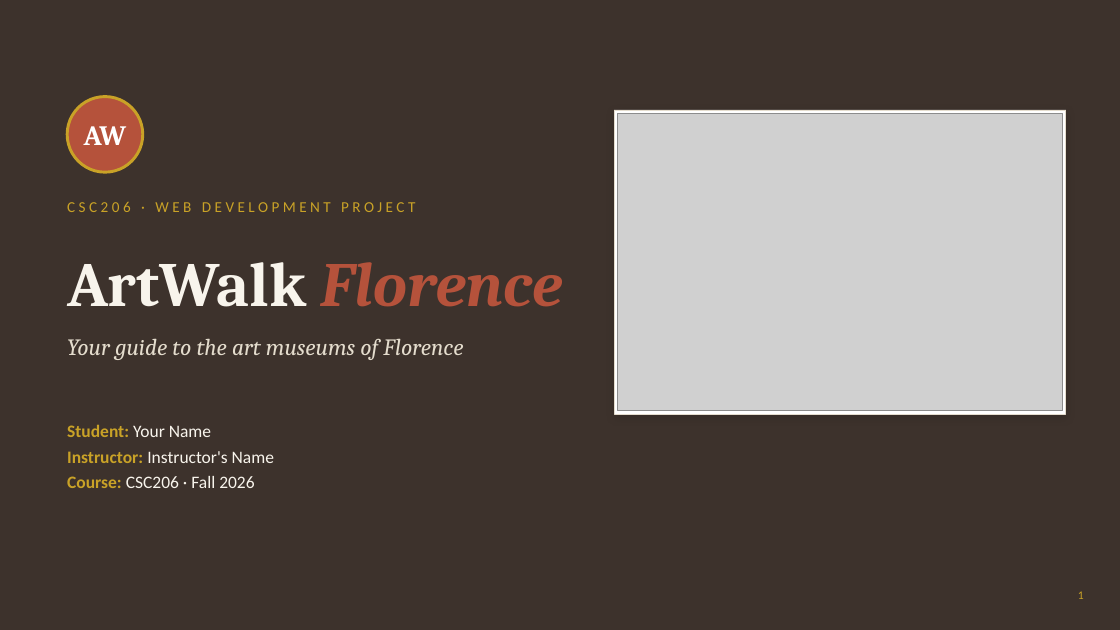
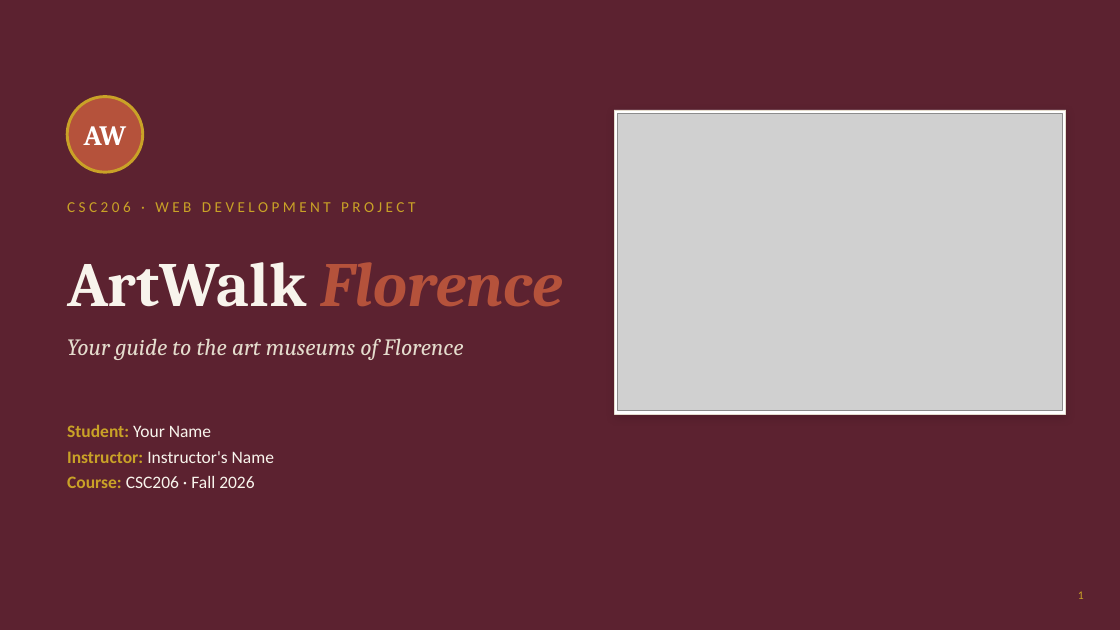
Before and after one commit to Kntouanoglou/Claude, a slide deck: slide 1 of artwalk-florence/presentation/ArtWalk-Florence-Presentation.pptx. Drawn at 1120x630 pixels with LibreOffice and Linux fonts; fonts in the diff are those of the drawing; grey boxes stand for pictures. Boxes give left, top, right and bottom in pixels: in the first picture for what was removed or moved away, otherwise in the second. Text is boxed around its words. In the diff, an @@ line names an element or a change of style, - is before the commit and + after.

```diff
--- a/artwalk-florence/presentation/ArtWalk-Florence-Presentation.pptx
+++ b/artwalk-florence/presentation/ArtWalk-Florence-Presentation.pptx
@@ background #3D322C to #5C2230 @@
```
Also in this commit, not shown: 10 other slides changed.
